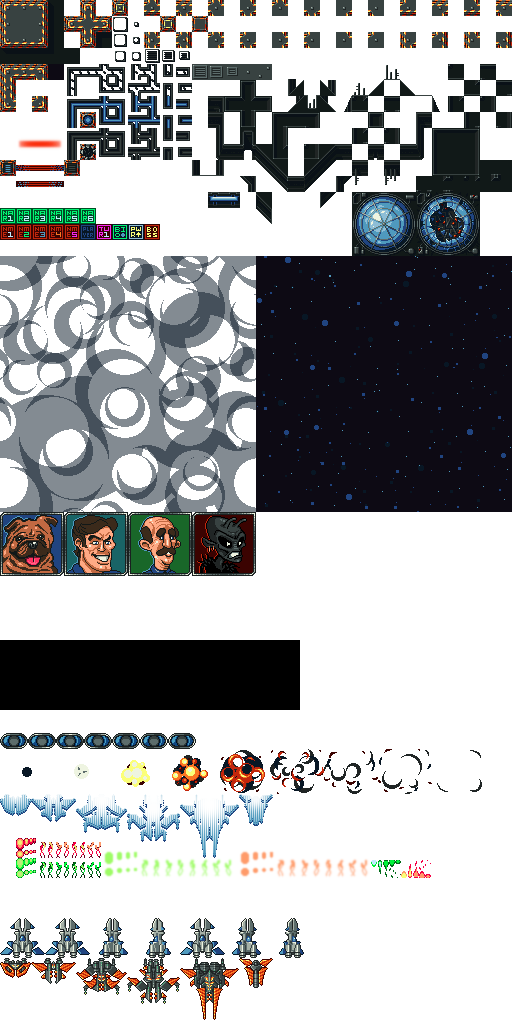
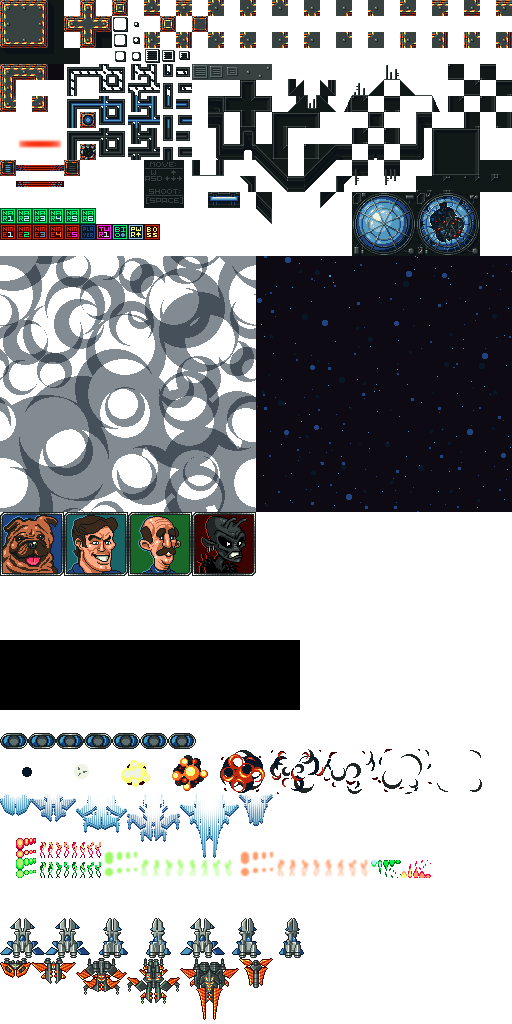
Layer changes from the first (512, 1024) image to the second:
added layer "Layer 13" above "Layer 15" over [145, 162, 183, 204]
added layer "Layer 15" above "Layer 14" over [145, 163, 183, 205]
added layer "Layer 14" above "ORIGINAL 2" over [144, 160, 184, 208]
